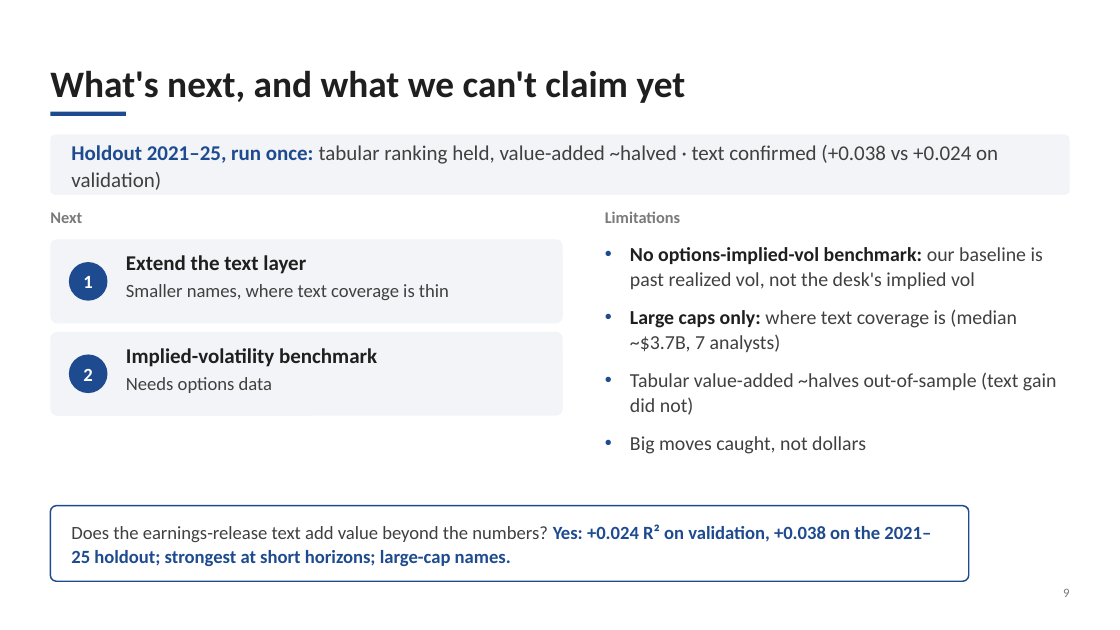
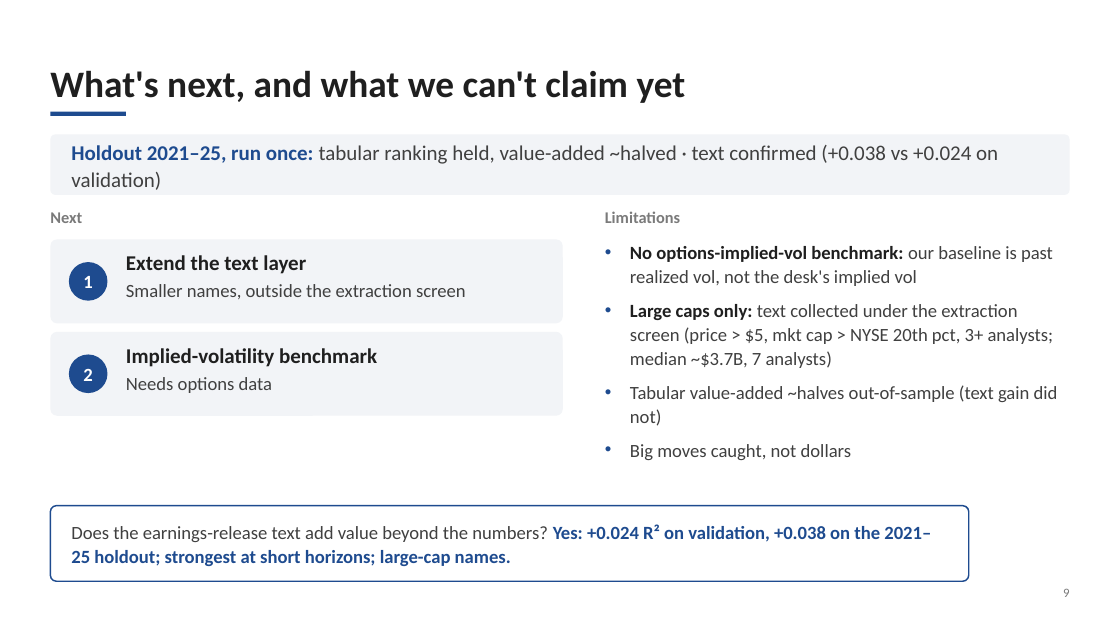
Before and after one commit to xkarelm/the-ai-edge-earnings-vol, a slide deck: slide 9 of vol_pipeline/deck/pitch_deck.pptx. Drawn at 1120x630 pixels with LibreOffice and Linux fonts; fonts in the diff are those of the drawing. Boxes give left, top, right and bottom in pixels: in the first picture for what was removed or moved away, otherwise in the second. Text is boxed around its words. In the diff, an @@ line names an element or a change of style, - is before the commit and + after.

```diff
--- a/vol_pipeline/deck/pitch_deck.pptx
+++ b/vol_pipeline/deck/pitch_deck.pptx
@@ text at bbox=[630, 246, 1058, 460]: size 17 to 16 pt in "No options-implied-vol benchmark: our baseline is past ...", "Tabular value-added ~halves out-of-sample (text gain did ...", "Big moves caught, not dollars"; less space between paragraphs @@
@@ text at bbox=[126, 284, 466, 299]: text changed @@
-Smaller names, where text coverage is thin
+Smaller names, outside the extraction screen
@@ text at bbox=[630, 304, 1054, 368]: text changed; size 17 to 16 pt @@
-• Large caps only: where text coverage is (median ~$3.7B, 7 analysts)
+• Large caps only: text collected under the extraction screen (price > $5, mkt cap > NYSE 20th pct, 3+ analysts; median ~$3.7B, 7 analysts)
```
Also in this commit, not shown: 2 other files.
